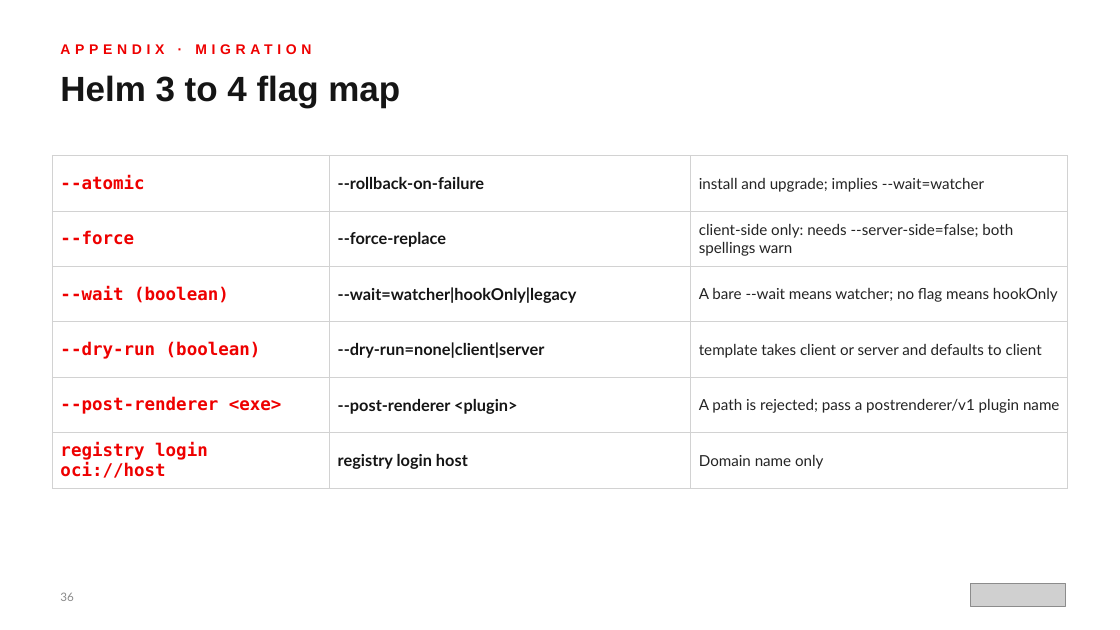
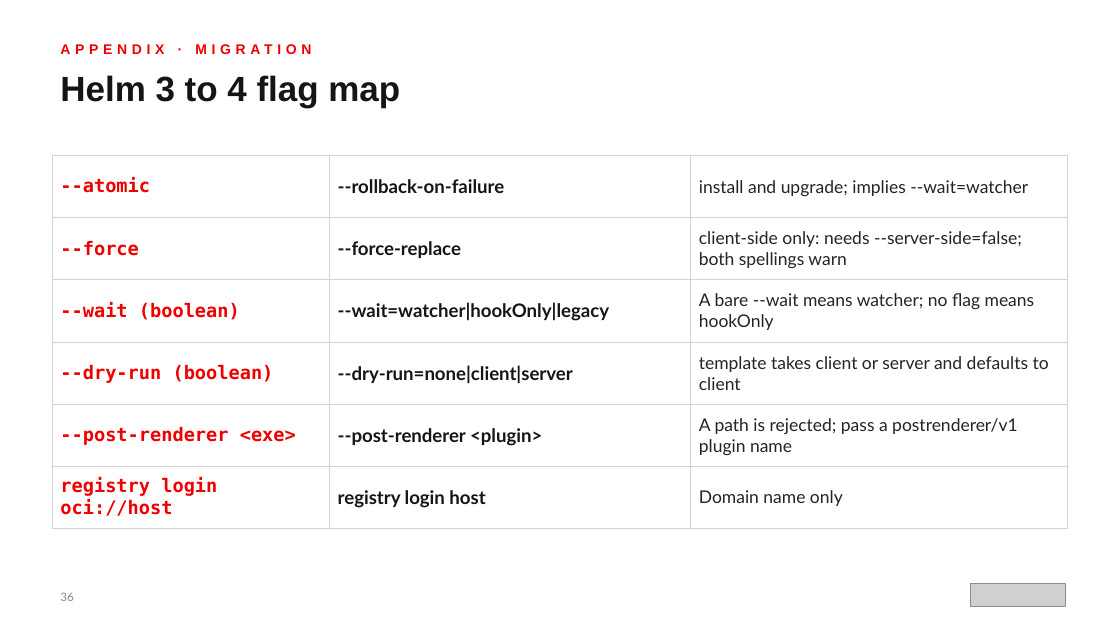
Before and after one commit to patterncatalyst/helm-for-developers, a slide deck: slide 36 of presentation/helm-101/Helm-101-r1.0.pptx. Drawn at 1120x630 pixels with LibreOffice and Linux fonts; fonts in the diff are those of the drawing; grey boxes stand for pictures. Boxes give left, top, right and bottom in pixels: in the first picture for what was removed or moved away, otherwise in the second. Text is boxed around its words. In the diff, an @@ line names an element or a change of style, - is before the commit and + after.

```diff
--- a/presentation/helm-101/Helm-101-r1.0.pptx
+++ b/presentation/helm-101/Helm-101-r1.0.pptx
@@ table at bbox=[52, 155, 1068, 528] @@
@@ size 15 to 16 pt in "--atomic", "--force", "--wait (boolean)", "--dry-run (boolean)" and 2 more places @@
@@ size 14 to 16 pt in "--rollback-on-failure", "--force-replace", "--wait=watcher|hookOnly|legacy", "--dry-run=none|client|server" and 2 more places @@
@@ size 13 to 15 pt in "install and upgrade; implies --wait=watcher", "client-side only: needs --server-side=false; both spellings  ...", "A bare --wait means watcher; no flag ...", "template takes client or server and defaults ..." and 2 more places @@
```
Also in this commit, not shown: 21 other slides changed, 2 other files.
